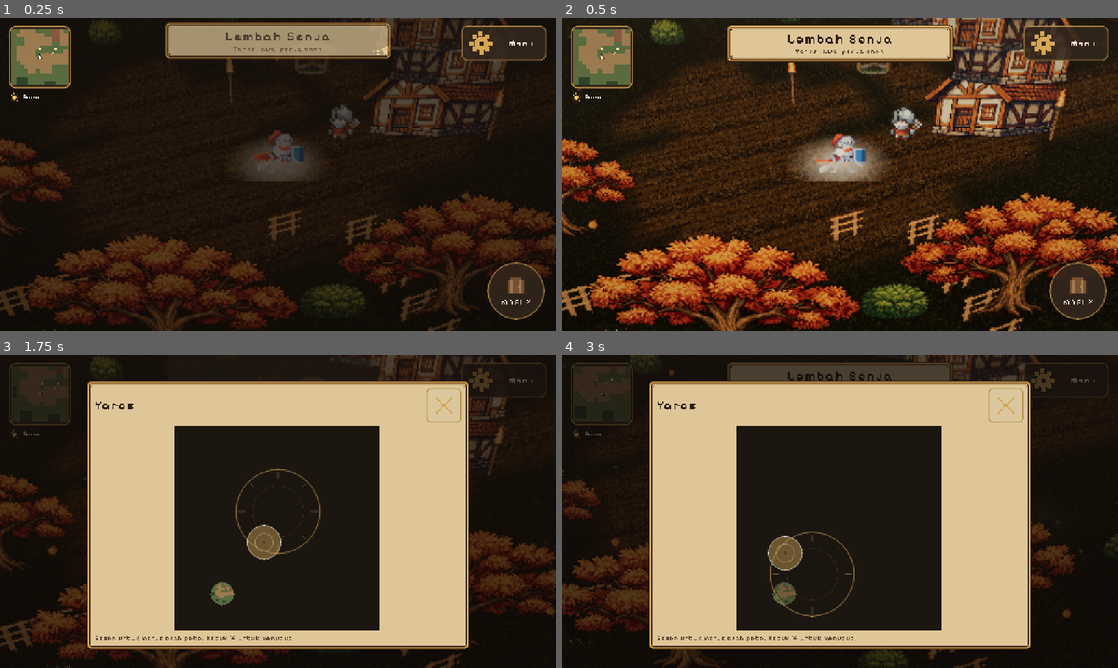
Above: before the commit, frames 1-4 (two rows, left to right).
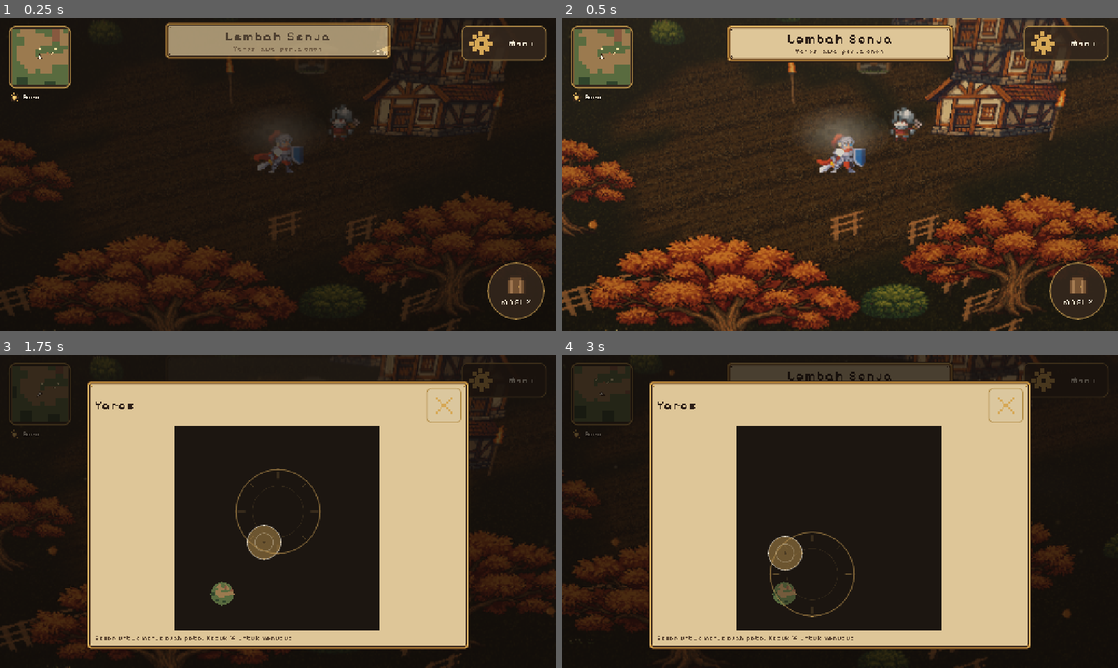
Above: after the commit, the same moments.

Repository: KyokoApp/GodotMe
Game: Godot game, scene res://game/Main.tscn
The game is run twice, just before and just after one commit, with the same random seed, the same clock (stepped at 60 frames per second) and the same inputs.
Inputs (mouse positions are in pixels of both pictures, inside the frame that each line leads up to):
- Up to frame 1 (0.25 s): no input
- Up to frame 2 (0.5 s): no input
- Up to frame 3 (1.75 s): tap Enter at 0.5 s; drag from (38, 392) to (333, 442) at 0.52 s; drag from (278, 511) to (250, 574) at 1.27 s
- Up to frame 4 (3 s): move the mouse to (895, 442) at 2.02 s; hold Right (ui_right) 2.03-2.75 s; tap Enter at 2.1 s; drag from (812, 574) to (673, 464) at 2.77 s

The runs differ from the first frame. In frame 1, 0.8% of the frame differs, in the area x 43-57%, y 33-53%; in frame 2, 18%, in the area x 0-100%, y 0-100%; in frame 3, less than 0.1%; in frame 4, less than 0.1%.

Commit message:
cahaya: tonemap LINEAR (tanah sejalan dengan sprite unshaded), kekuatan matahari disetel ulang per fase, kabut tidak lagi jadi cakram di kamera
Co-authored-by: arena-agent <297053741+arena-agent@users.noreply.github.com>

Diff:
--- a/game/game/world/Atmosphere.gd
+++ b/game/game/world/Atmosphere.gd
@@ -26,7 +26,7 @@
 ## in the light, dusk is when leaves move, night belongs to the fireflies.
 const MIX := {
 	"pagi": {"dust": 0.55, "petals": 0.0, "fireflies": 0.0, "fog": 1.0},
-	"siang": {"dust": 0.90, "petals": 0.25, "fireflies": 0.0, "fog": 0.06},
+	"siang": {"dust": 0.90, "petals": 0.25, "fireflies": 0.0, "fog": 0.04},
 	"sore": {"dust": 0.50, "petals": 1.0, "fireflies": 0.15, "fog": 0.50},
 	"malam": {"dust": 0.0, "petals": 0.10, "fireflies": 1.0, "fog": 0.70},
 }
@@ -51,8 +51,10 @@
 	# 4.2 x 2.4 m, not 7 x 4: at that size ten overlapping puffs read as one
 	# bright ellipse parked on the camera, which is exactly what a fog system must
 	# never look like
-	_build("fog", "fog_puff.png", 10, 16.0, 0.45,
-		Vector2(4.2, 2.4), Color(0.93, 0.90, 0.86, 0.42), false,
+	# 1.5 m high, and nearly invisible in daylight: a fog puff whose quad is 4 m
+	# wide reads as a grey disc parked on the camera, not as mist
+	_build("fog", "fog_puff.png", 10, 16.0, 1.7,
+		Vector2(4.2, 2.4), Color(0.93, 0.90, 0.86, 0.18), false,
 		Vector3(0.05, 0.0, 0.0), Vector2(0.06, 0.18))
 	set_phase(_phase)
 	print("[WORLD] atmosfer siap: %d sistem, tekstur %d" % [
--- a/game/game/world/Diorama.gd
+++ b/game/game/world/Diorama.gd
@@ -121,8 +121,13 @@
 	env.background_color = Color(0.42, 0.35, 0.30)
 	env.ambient_light_source = Environment.AMBIENT_SOURCE_COLOR
 	env.ambient_light_color = Color(0.56, 0.60, 0.72)
-	env.ambient_light_energy = 0.55
-	env.tonemap_mode = Environment.TONE_MAPPER_ACES
+	env.ambient_light_energy = 0.62
+	# LINEAR, not ACES. The props are unshaded billboards that bypass the
+	# tonemapper, and they were the only thing in the frame that still looked like
+	# the approved pixel art; everything the tonemapper touched came out muddy
+	# brown. A flat curve puts the ground back in step with the sprites, which is
+	# the whole point of a diorama whose art already bakes its own light.
+	env.tonemap_mode = Environment.TONE_MAPPER_LINEAR
 	env.tonemap_exposure = 1.0
 	# White point 6.0 was chosen for the tiny lantern-lit glade of step 1, where
 	# everything sat in one pool of warm light. Against a 192 m region under an
@@ -130,7 +135,7 @@
 	# 1.0 to roughly 0.45 when white is 6, so half the world's brightness went
 	# away before it reached the screen. 1.5 keeps the highlight roll-off without
 	# eating the midtones.
-	env.tonemap_white = 3.0
+	env.tonemap_white = 1.0
 	# warm afternoon haze -> depth without a depth-of-field pass
 	env.fog_enabled = true
 	env.fog_light_color = Color(0.74, 0.68, 0.62)
@@ -158,7 +163,7 @@
 	_sun.rotation_degrees = Vector3(-46.0, 34.0, 0.0)
 	# late afternoon, not noon: keeps the greens green instead of hay-yellow
 	_sun.light_color = Color(1.0, 0.96, 0.90)
-	_sun.light_energy = 1.1
+	_sun.light_energy = 1.0
 	_sun.shadow_enabled = true
 	_sun.directional_shadow_mode = DirectionalLight3D.SHADOW_ORTHOGONAL
 	# 60 m of shadow map covers the visible chunks; further out the fog does the
--- a/game/game/world/WorldClock.gd
+++ b/game/game/world/WorldClock.gd
@@ -27,10 +27,10 @@
 	{
 		"id": "pagi",
 		"sun_color": Color(1.0, 0.92, 0.82),
-		"sun_energy": 1.00,
+		"sun_energy": 0.95,
 		"sun_rot": Vector3(-16.0, 62.0, 0.0),
 		"ambient": Color(0.56, 0.62, 0.76),
-		"ambient_energy": 0.58,
+		"ambient_energy": 0.55,
 		"fog": Color(0.80, 0.80, 0.80),
 		"fog_density": 0.0090,
 		"sky": Color(0.52, 0.50, 0.50),
@@ -39,10 +39,10 @@
 	{
 		"id": "siang",
 		"sun_color": Color(1.0, 0.97, 0.92),
-		"sun_energy": 1.55,
+		"sun_energy": 1.15,
 		"sun_rot": Vector3(-52.0, 26.0, 0.0),
 		"ambient": Color(0.52, 0.58, 0.72),
-		"ambient_energy": 0.54,
+		"ambient_energy": 0.50,
 		"fog": Color(0.74, 0.71, 0.67),
 		"fog_density": 0.0034,
 		"sky": Color(0.46, 0.40, 0.36),
@@ -51,10 +51,10 @@
 	{
 		"id": "sore",
 		"sun_color": Color(1.0, 0.94, 0.86),
-		"sun_energy": 1.40,
+		"sun_energy": 1.05,
 		"sun_rot": Vector3(-40.0, 40.0, 0.0),
 		"ambient": Color(0.53, 0.55, 0.68),
-		"ambient_energy": 0.56,
+		"ambient_energy": 0.52,
 		"fog": Color(0.76, 0.70, 0.64),
 		"fog_density": 0.0038,
 		"sky": Color(0.44, 0.36, 0.32),
